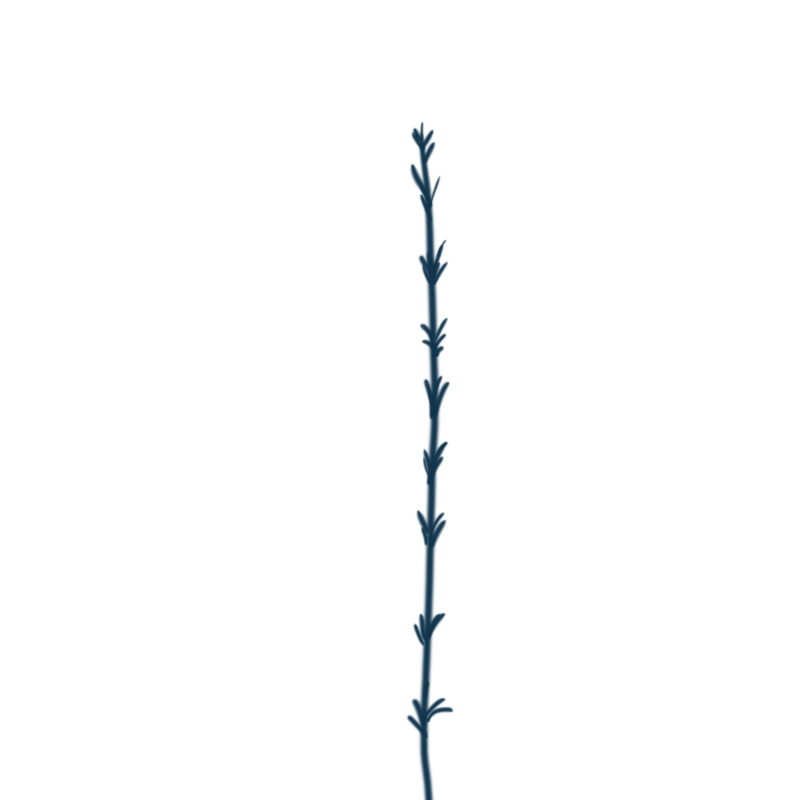
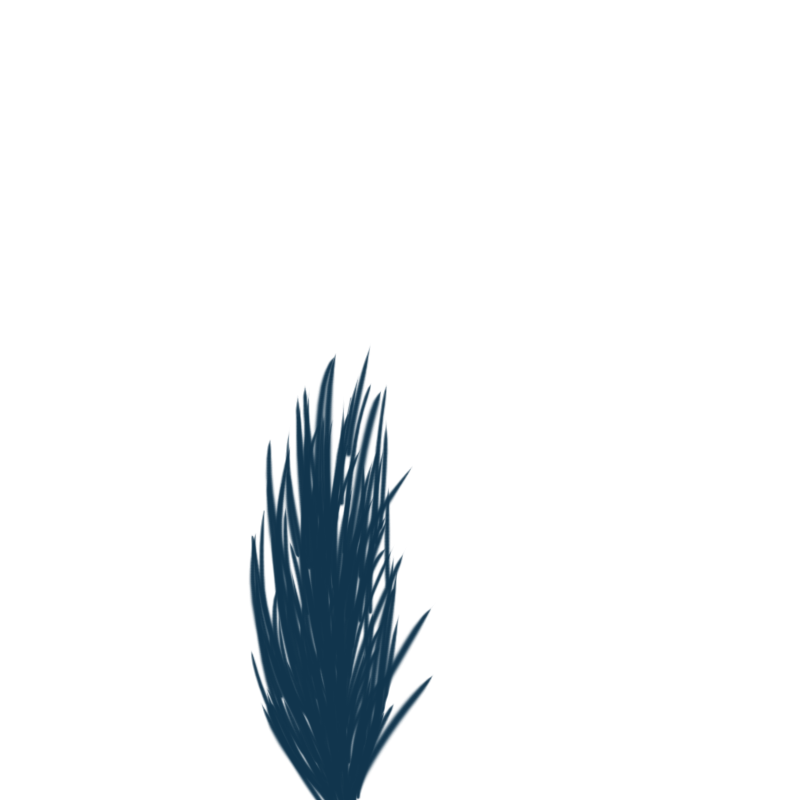
Before/after of a 800x800 layered artwork. What changed in the layer stack:
hid group "Videogruppe 1" (12 layers) over 315, 121, 454, 800
hid "Pflanze_2_2" over 412, 128, 454, 800
hid "Pflanze_2" over 405, 121, 454, 800
showed "Pflanze_1" over 248, 343, 436, 800
